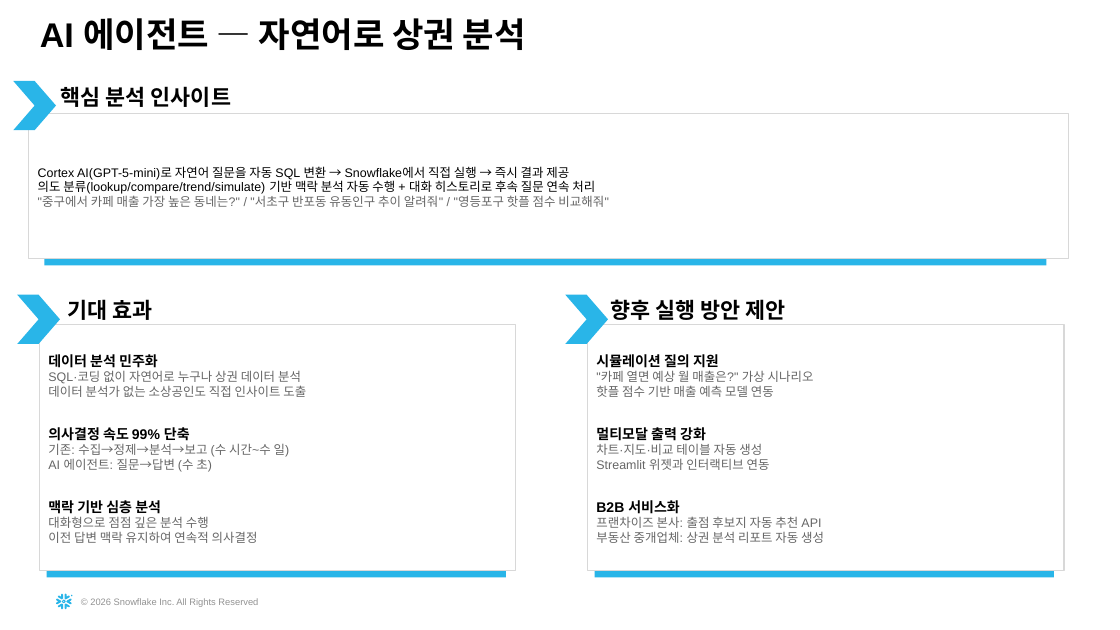
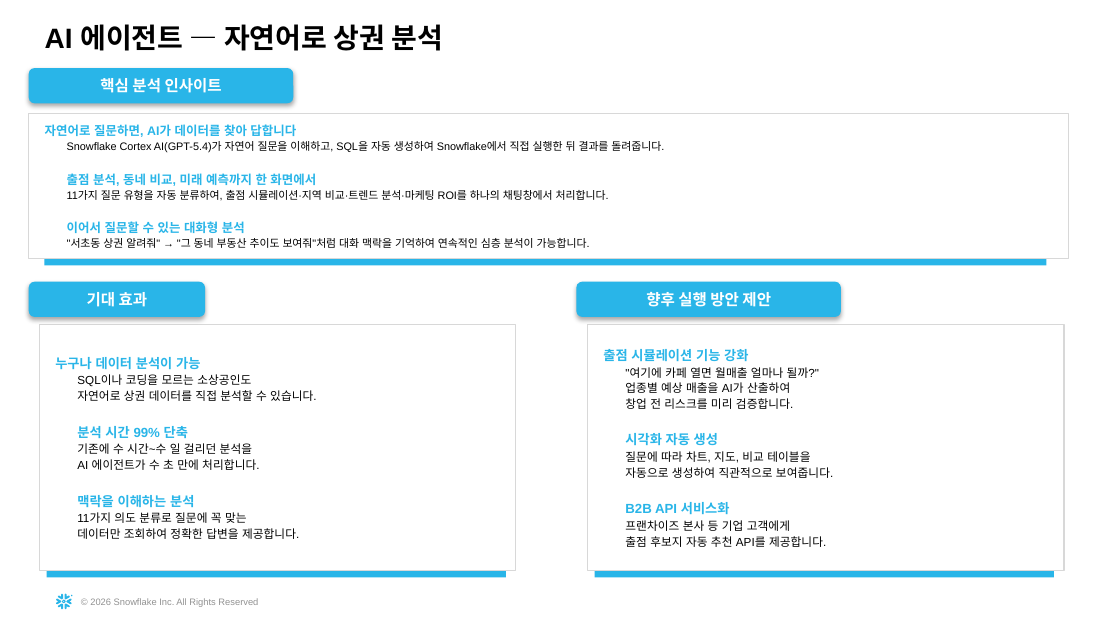
Before and after one commit to snowF3/streamlit, a slide deck: slide 4 of 동네엑스레이_발표자료.pptx (slide 6 before the commit). Drawn at 1120x630 pixels with LibreOffice and Linux fonts; fonts in the diff are those of the drawing. Boxes give left, top, right and bottom in pixels: in the first picture for what was removed or moved away, otherwise in the second. Text is boxed around its words. In the diff, an @@ line names an element or a change of style, - is before the commit and + after.

```diff
--- a/동네엑스레이_발표자료.pptx
+++ b/동네엑스레이_발표자료.pptx
@@ text "AI 에이전트 — 자연어로 상권 ..." at (45, 24, 443, 51): size 22 to 18 pt; line spacing 0.85 to 1; less space between paragraphs @@
@@ chevron removed at (13, 81, 56, 130) @@
@@ size 14 to 10 pt, font Noto Sans CJK KR to Arial, text colour #000000 to #FFFFFF; vertical alignment top to middle; fill none to #29B5E8; shadow on in 3 elements at (29, 282, 205, 317), (577, 282, 841, 317), (29, 68, 293, 103) @@
@@ rounded rectangle "핵심 분석 인사이트": place and size @@
-rounded rectangle "핵심 분석 인사이트" at (61, 86, 231, 107)
+rounded rectangle "핵심 분석 인사이트" at (29, 68, 293, 103)
@@ text in rectangle at (45, 124, 664, 248): text changed; size 8 to 7 pt @@
-Cortex AI(GPT-5-mini)로 자연어 질문을 자동 SQL 변환 → Snowflake에서 직접 실행 → 즉시 결과 제공
-의도 분류(lookup/compare/trend/simulate) 기반 맥락 분석 자동 수행 + 대화 히스토리로 후속 질문 연속 처리
-"중구에서 카페 매출 가장 높은 동네는?" / "서초구 반포동 유동인구 추이 알려줘" / "영등포구 핫플 점수 비교해줘"
+자연어로 질문하면, AI가 데이터를 찾아 답합니다
+Snowflake Cortex AI(GPT-5.4)가 자연어 질문을 이해하고, SQL을 자동 생성하여 Snowflake에서 직접 실행한 뒤 결과를 돌려줍니다.
+출점 분석, 동네 비교, 미래 예측까지 한 화면에서
+11가지 질문 유형을 자동 분류하여, 출점 시뮬레이션·지역 비교·트렌드 분석·마케팅 ROI를 하나의 채팅창에서 처리합니다.
+이어서 질문할 수 있는 대화형 분석
+"서초동 상권 알려줘" → "그 동네 부동산 추이도 보여줘"처럼 대화 맥락을 기억하여 연속적인 심층 분석이 가능합니다.
@@ chevron removed at (17, 295, 59, 344) @@
@@ rounded rectangle "기대 효과": place and size @@
-rounded rectangle "기대 효과" at (67, 299, 152, 320)
+rounded rectangle "기대 효과" at (29, 282, 205, 317)
@@ chevron removed at (566, 295, 608, 344) @@
@@ rounded rectangle "향후 실행 방안 제안": place and size @@
-rounded rectangle "향후 실행 방안 제안" at (610, 299, 785, 320)
+rounded rectangle "향후 실행 방안 제안" at (577, 282, 841, 317)
@@ text in rectangle at (55, 357, 316, 539): text changed; size 8 to 7.5 pt; text colour #666666 to #000000 @@
-데이터 분석 민주화
-SQL·코딩 없이 자연어로 누구나 상권 데이터 분석
-데이터 분석가 없는 소상공인도 직접 인사이트 도출
-의사결정 속도 99% 단축
-기존: 수집→정제→분석→보고 (수 시간~수 일)
-AI 에이전트: 질문→답변 (수 초)
-맥락 기반 심층 분석
-대화형으로 점점 깊은 분석 수행
-이전 답변 맥락 유지하여 연속적 의사결정
+누구나 데이터 분석이 가능
+SQL이나 코딩을 모르는 소상공인도
+자연어로 상권 데이터를 직접 분석할 수 있습니다.
+분석 시간 99% 단축
+기존에 수 시간~수 일 걸리던 분석을
+AI 에이전트가 수 초 만에 처리합니다.
+맥락을 이해하는 분석
+11가지 의도 분류로 질문에 꼭 맞는
+데이터만 조회하여 정확한 답변을 제공합니다.
@@ text in rectangle at (603, 349, 833, 547): text changed; size 8 to 7.5 pt; text colour #666666 to #000000 @@
-시뮬레이션 질의 지원
-"카페 열면 예상 월 매출은?" 가상 시나리오
-핫플 점수 기반 매출 예측 모델 연동
-멀티모달 출력 강화
-차트·지도·비교 테이블 자동 생성
-Streamlit 위젯과 인터랙티브 연동
-B2B 서비스화
-프랜차이즈 본사: 출점 후보지 자동 추천 API
-부동산 중개업체: 상권 분석 리포트 자동 생성
+출점 시뮬레이션 기능 강화
+"여기에 카페 열면 월매출 얼마나 될까?"
+업종별 예상 매출을 AI가 산출하여
+창업 전 리스크를 미리 검증합니다.
+시각화 자동 생성
+질문에 따라 차트, 지도, 비교 테이블을
+자동으로 생성하여 직관적으로 보여줍니다.
+B2B API 서비스화
+프랜차이즈 본사 등 기업 고객에게
+출점 후보지 자동 추천 API를 제공합니다.
```
Also in this commit, not shown: 4 other slides changed, 2 slides removed.
